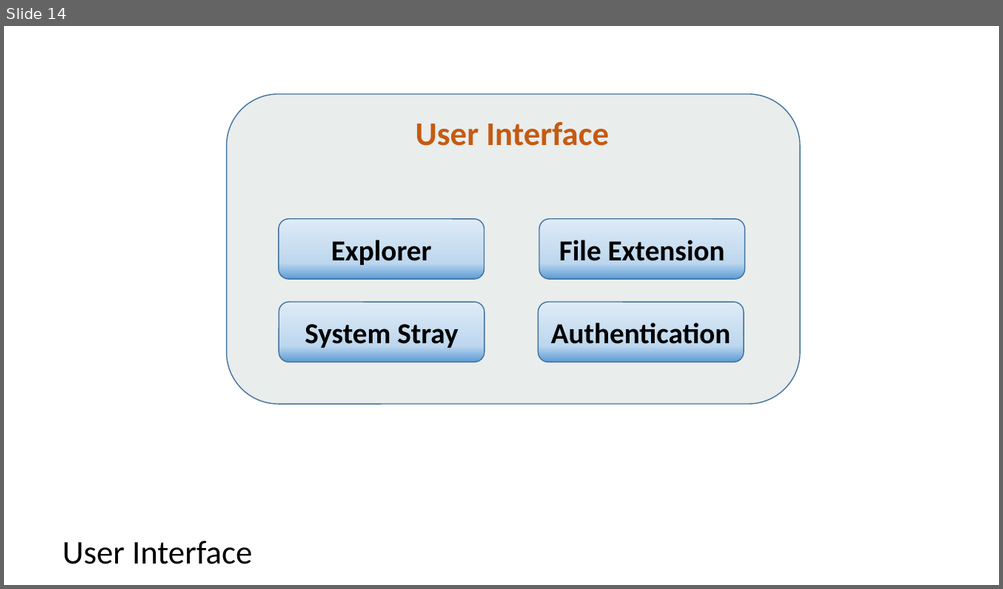
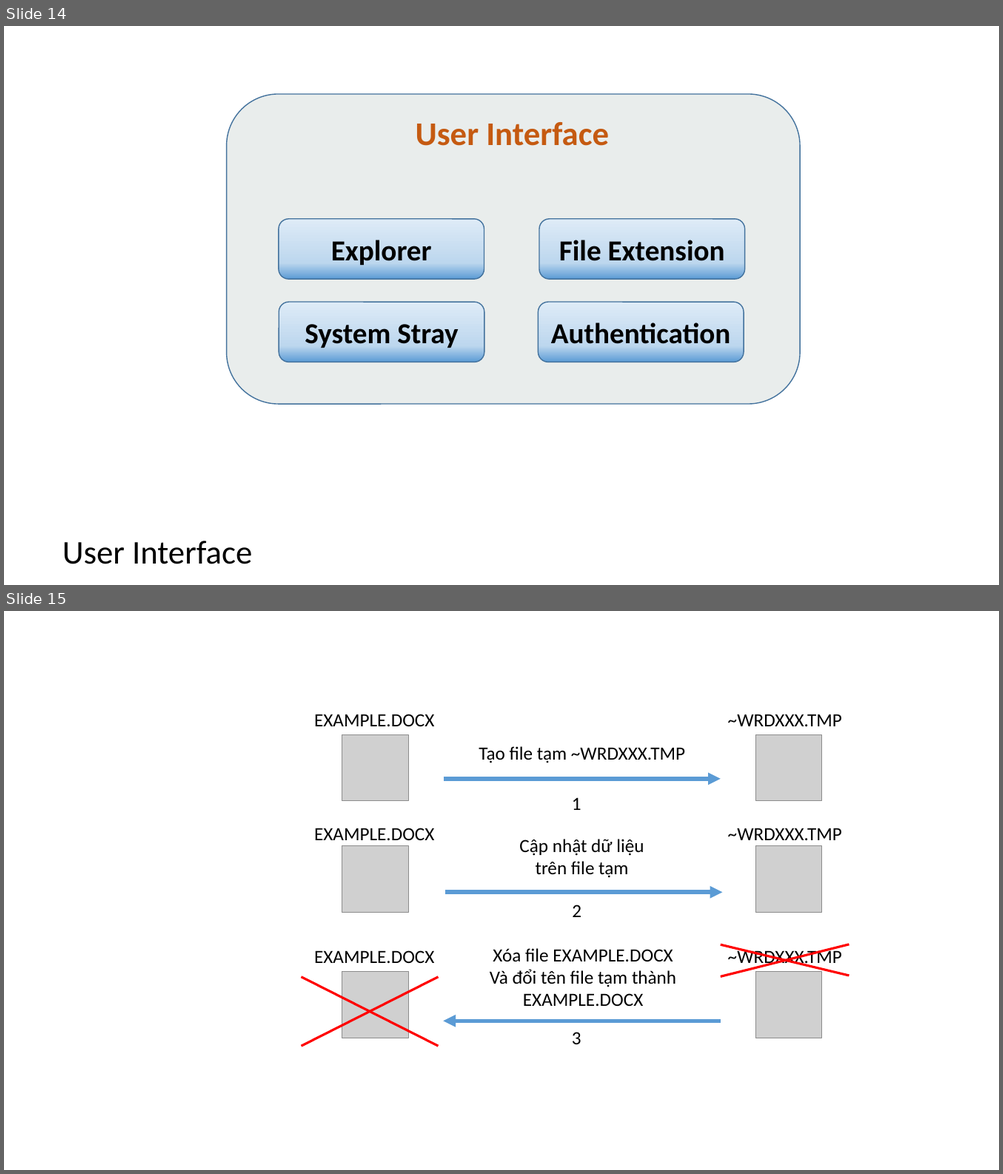
Before and after one commit to dotrungduchd/LUANVAN, a slide deck: Document/SODO.pptx. Shown one above the other, each under a label of ours: slide 14 before the commit, slides 14 and 15 after it. The pictures are 1003x589 and 1003x1174 pixels, drawn with LibreOffice and Linux fonts; fonts in the diff are those of the drawing; grey boxes stand for pictures. Boxes give left, top, right and bottom in pixels: in the first picture for what was removed or moved away, otherwise in the second. Text is boxed around its words. In the diff, an @@ line names an element or a change of style, - is before the commit and + after.

```diff
--- a/Document/SODO.pptx
+++ b/Document/SODO.pptx
@@ slide 15 added at [4,611,999,1170], background #FFFFFF @@
@@ text added at [314,714,434,726], 18 pt, text #000000 @@
+EXAMPLE.DOCX
@@ text added at [728,714,842,726], 18 pt, text #000000 @@
+~WRDXXX.TMP
@@ picture added at [342,735,408,801] @@
@@ picture added at [755,735,822,801] @@
@@ text added at [478,746,685,763], 18 pt, text #000000 @@
+Tạo file tạm ~WRDXXX.TMP
@@ arrow added from (444, 779) to (720, 779), #5B9BD5 4 pt @@
@@ text added at [572,797,581,810], 18 pt, text #000000 @@
+1
@@ text added at [314,828,434,840], 18 pt, text #000000 @@
+EXAMPLE.DOCX
@@ text added at [728,828,842,840], 18 pt, text #000000 @@
+~WRDXXX.TMP
@@ picture added at [342,846,408,912] @@
@@ text added at [519,839,643,878], 18 pt, text #000000 @@
+Cập nhật dữ liệu
+trên file tạm
@@ picture added at [755,846,822,912] @@
@@ arrow added from (445, 892) to (723, 892), #5B9BD5 4 pt @@
@@ text added at [572,905,581,917], 18 pt, text #000000 @@
+2
@@ text added at [314,951,434,963], 18 pt, text #000000 @@
+EXAMPLE.DOCX
@@ text added at [489,948,676,1006], 18 pt, text #000000 @@
+Xóa file EXAMPLE.DOCX
+Và đổi tên file tạm thành
+EXAMPLE.DOCX
@@ line added from (720, 977) to (848, 945), #FF0000 2.25 pt @@
@@ line added from (848, 976) to (720, 945), #FF0000 2.25 pt @@
@@ text added at [728,948,842,968], 18 pt, text #000000 @@
+~WRDXXX.TMP
@@ line added from (301, 977) to (438, 1047), #FF0000 2.25 pt @@
@@ line added from (301, 1047) to (438, 977), #FF0000 2.25 pt @@
@@ picture added at [342,972,408,1039] @@
@@ picture added at [755,972,822,1039] @@
@@ arrow added from (720, 1022) to (444, 1022), #5B9BD5 4 pt @@
@@ text added at [572,1032,581,1045], 18 pt, text #000000 @@
+3
```
Also in this commit, not shown: 5 slides changed, 1 other file.
